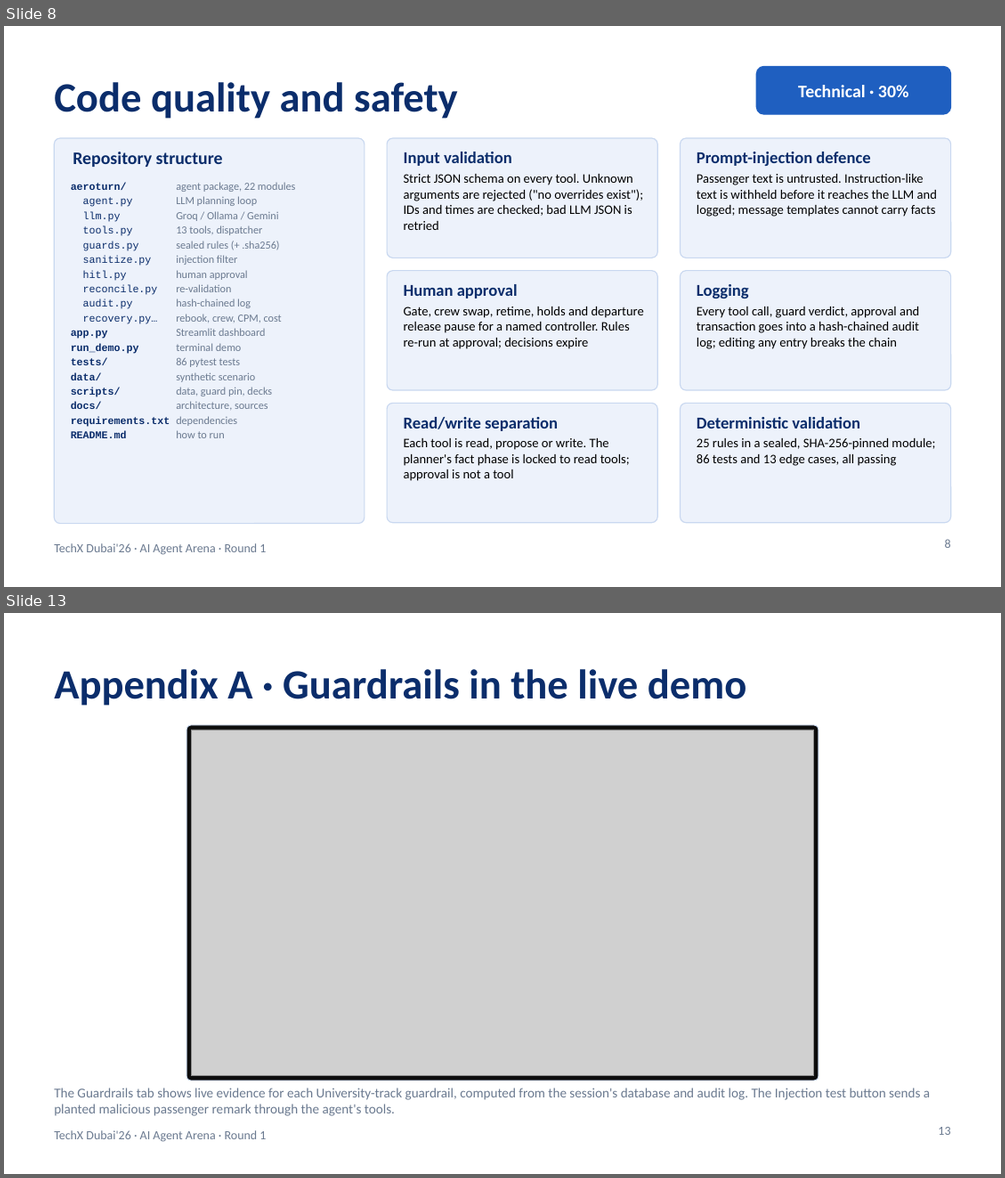
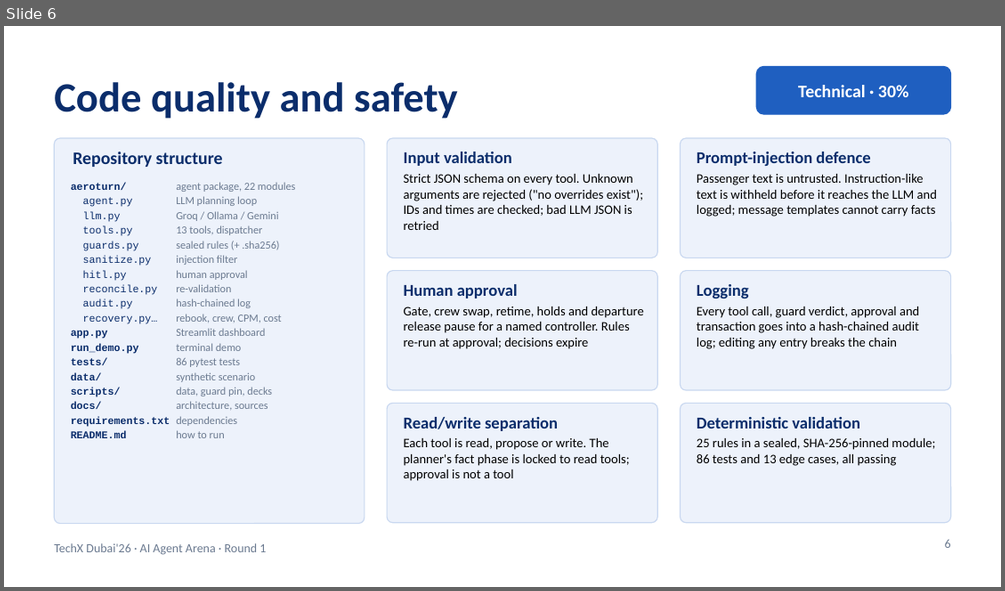
Before and after one commit to RithikhC/EagleX, a slide deck: docs/EagleX_Round1_Submission.pptx. Shown one above the other, each under a label of ours: slides 8 and 13 before the commit, slide 6 after it; the slides between them are not shown. The pictures are 1005x1178 and 1005x591 pixels, drawn with LibreOffice and Linux fonts; fonts in the diff are those of the drawing; grey boxes stand for pictures. Boxes give left, top, right and bottom in pixels: in the first picture for what was removed or moved away, otherwise in the second. Text is boxed around its words. In the diff, an @@ line names an element or a change of style, - is before the commit and + after.

```diff
--- a/docs/EagleX_Round1_Submission.pptx
+++ b/docs/EagleX_Round1_Submission.pptx
@@ slide 13 removed at (x1=4, y1=613, x2=1001, y2=1174), background #FFFFFF; not listed: 1 template element that a slide beside it also shows @@
@@ title removed at (x1=54, y1=669, x2=746, y2=706) @@
-Appendix A · Guardrails in the live demo
@@ rounded rectangle removed at (x1=186, y1=725, x2=818, y2=1080) @@
@@ picture removed at (x1=191, y1=730, x2=814, y2=1076) @@
@@ text removed at (x1=54, y1=1087, x2=930, y2=1116) @@
-The Guardrails tab shows live evidence for each University-track guardrail, computed from the session's database and audit log. The Injection test button sends a planted malicious passenger remark through the agent's tools.
@@ page number removed at (x1=938, y1=1127, x2=950, y2=1135) @@
-13
@@ what was slide 8 is now slide 6 @@
@@ page number at (x1=945, y1=539, x2=951, y2=548): text changed @@
-8
+6
```
Also in this commit, not shown: 3 slides changed, 1 slide added, 7 other slides removed, 10 other files.
